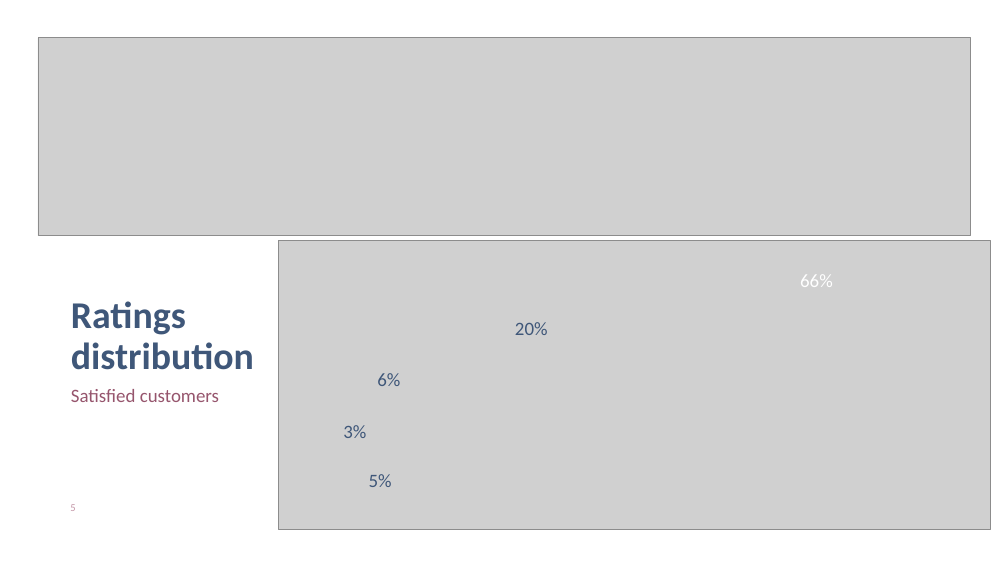
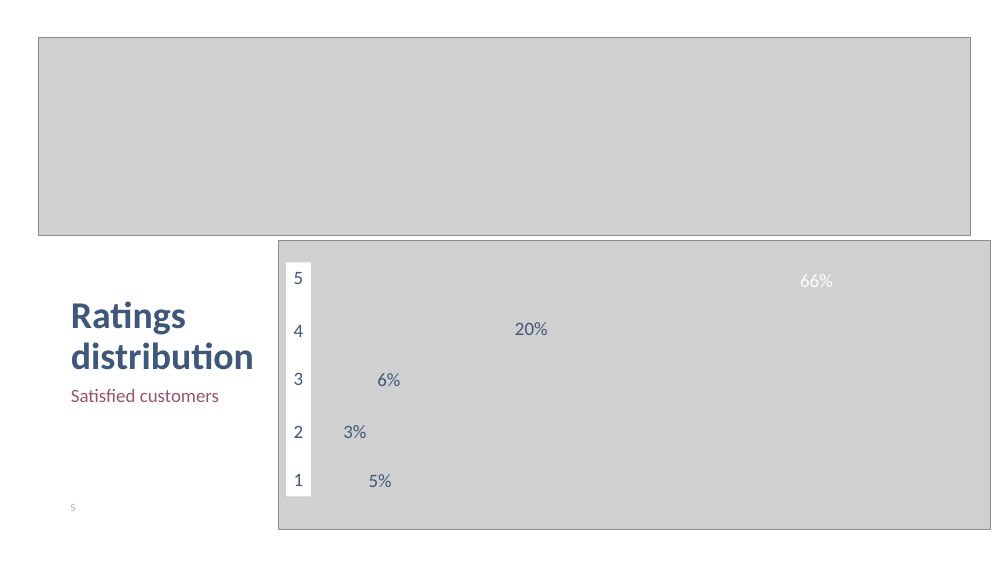
Before and after one commit to JNYH/Metis-Project-4-NLP, a slide deck: slide 5 of Product_Review.pptx. Drawn at 1008x567 pixels with LibreOffice and Linux fonts; fonts in the diff are those of the drawing; grey boxes stand for pictures. Boxes give left, top, right and bottom in pixels: in the first picture for what was removed or moved away, otherwise in the second. Text is boxed around its words. In the diff, an @@ line names an element or a change of style, - is before the commit and + after.

Commit message:
presentation file

```diff
--- a/Product_Review.pptx
+++ b/Product_Review.pptx
@@ rectangle added at [286,262,311,497], fill #FFFFFF, 18 pt, text #3F5779 @@
+5
+4
+3
+2
+1
```
